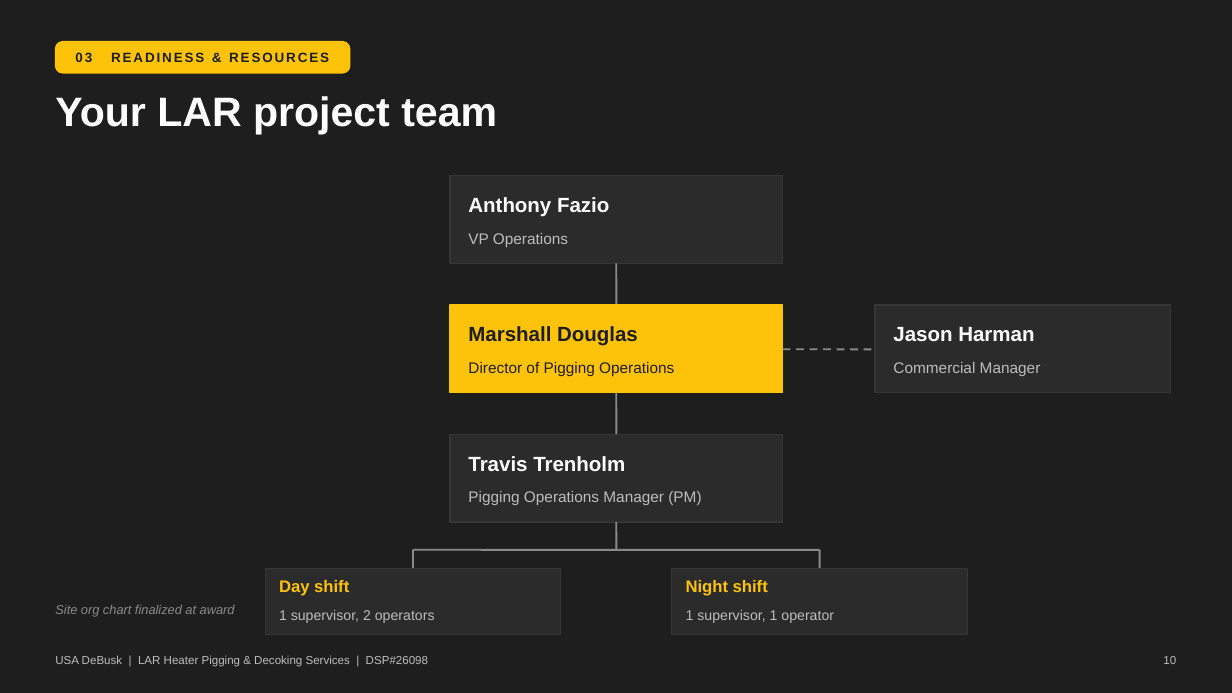
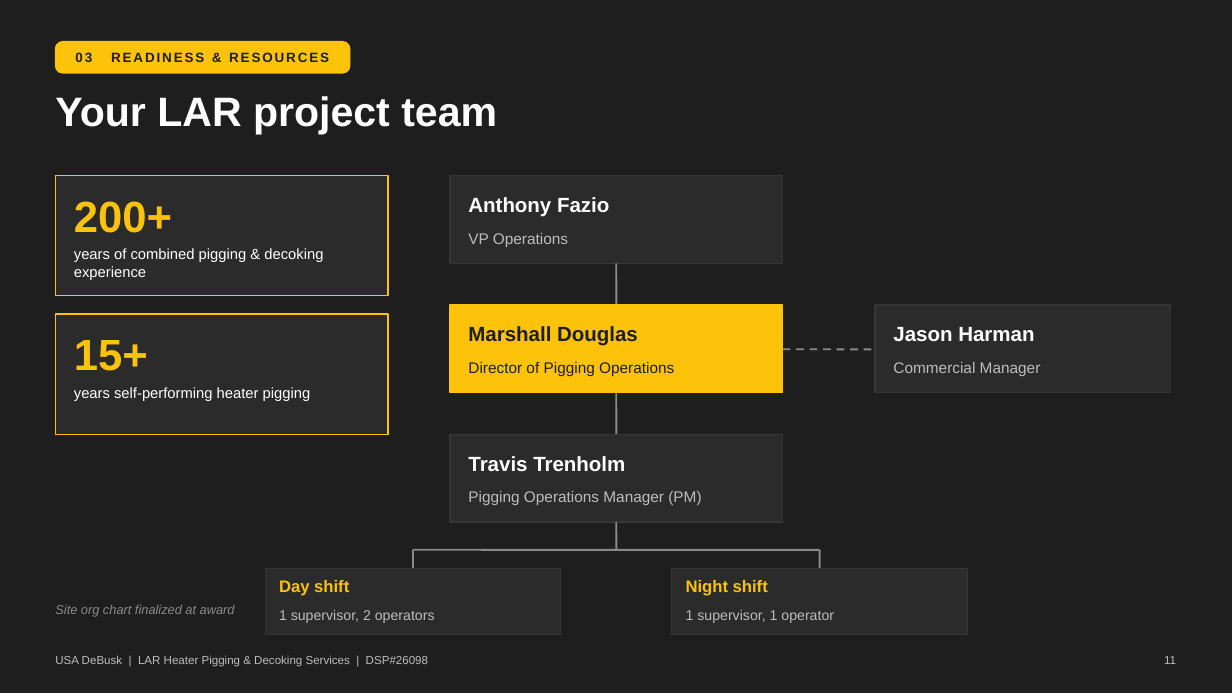
Before and after one commit to TheSkinz/obsidian-work, a slide deck: slide 11 of 02-facilities/Marathon/Carson-CA/DSP26098-technical-presentation/LAR_Technical_Proposal_Presentation.pptx (slide 10 before the commit). Drawn at 1232x693 pixels with LibreOffice and Linux fonts; fonts in the diff are those of the drawing. Boxes give left, top, right and bottom in pixels: in the first picture for what was removed or moved away, otherwise in the second. Text is boxed around its words. In the diff, an @@ line names an element or a change of style, - is before the commit and + after.

```diff
--- a/02-facilities/Marathon/Carson-CA/DSP26098-technical-presentation/LAR_Technical_Proposal_Presentation.pptx
+++ b/02-facilities/Marathon/Carson-CA/DSP26098-technical-presentation/LAR_Technical_Proposal_Presentation.pptx
@@ rectangle added at [55, 176, 388, 296], fill #2B2B2B, outline #FCC30A 1 pt @@
@@ text added at [74, 201, 172, 233], 34 pt, text #FCC30A, bold @@
+200+
@@ text added at [74, 248, 323, 280], 11.5 pt, text #FFFFFF @@
+years of combined pigging & decoking experience
@@ rectangle added at [55, 314, 388, 434], fill #2B2B2B, outline #FCC30A 1 pt @@
@@ text added at [74, 340, 148, 371], 34 pt, text #FCC30A, bold @@
+15+
@@ text added at [74, 387, 311, 401], 11.5 pt, text #FFFFFF @@
+years self-performing heater pigging
@@ text at [1164, 656, 1176, 664]: text changed @@
-10
+11
```
Also in this commit, not shown: 19 other slides changed, 1 slide added, 4 other files.
